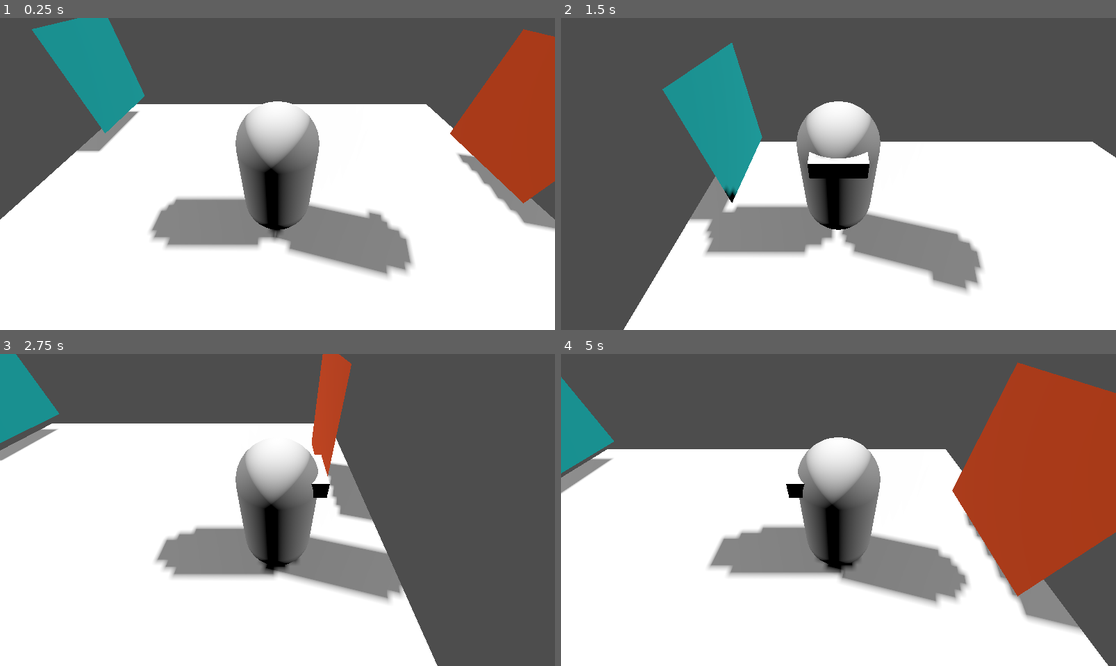
Above: before the commit, frames 1-4 (two rows, left to right).
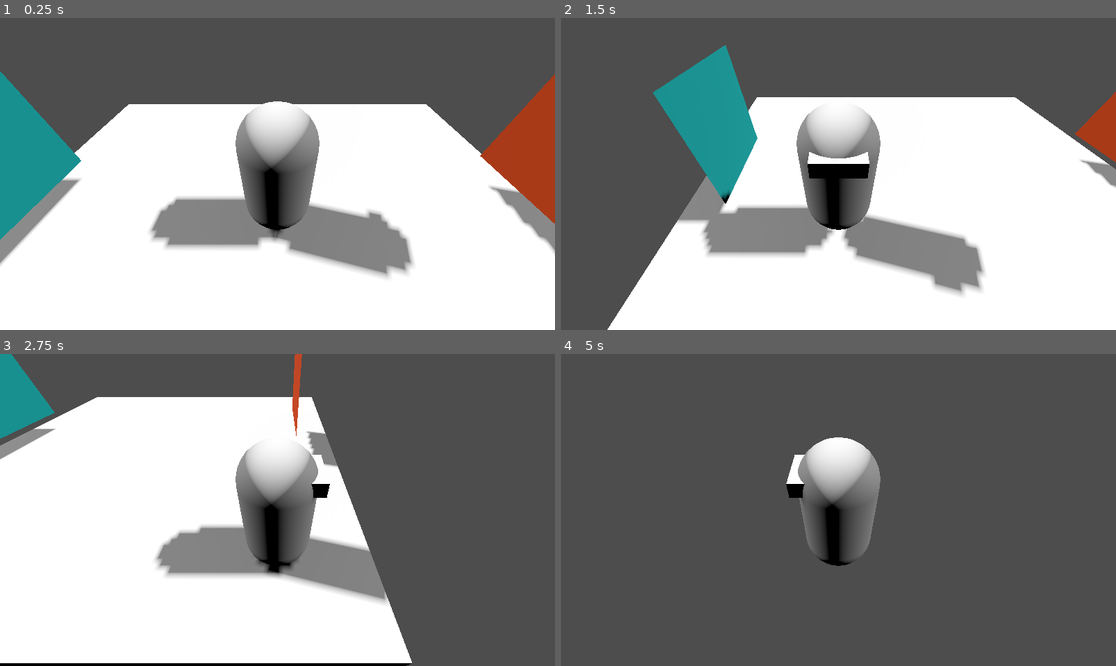
Above: after the commit, the same moments.

Repository: Jan-W-M/jame-gam
Game: Godot game, scene res://main.tscn
The game is run twice, just before and just after one commit, with the same random seed, the same clock (stepped at 60 frames per second) and the same inputs.
Inputs:
- Up to frame 1 (0.25 s): no input
- Up to frame 2 (1.5 s): tap Enter (ui_accept) at 0.5, 0.77 s; hold D (right) 0.53-1.28 s; hold Shift (run) 0.53-1.28 s; hold S (down) from 1.28 s (still down); tap Shift (run) at 1.35 s
- Up to frame 3 (2.75 s): tap Enter (ui_accept) at 1.52 s; release S (down) at 2.03 s; hold D (right) from 2.03 s (still down); hold Shift (run) from 2.03 s (still down)
- Up to frame 4 (5 s): release D (right) at 2.78 s; release Shift (run) at 2.78 s; hold W (up) 2.78-3.53 s; tap Shift (run) at 2.85, 4.35 s; tap Enter (ui_accept) at 3.02, 3.77, 4.52 s; hold Shift (run) 3.53-4.28 s; hold A (left) from 3.53 s (still down)

The runs differ from the first frame. In frame 1, 14% of the frame differs, in the area x 0-100%, y 0-80%; in frame 2, 11%; in frame 3, 9.9%; in frame 4, 68%, in the area x 0-100%, y 2-100%.

Commit message:
fixed slight portal bug

Diff:
--- a/Portals/Blue_Portal.gd
+++ b/Portals/Blue_Portal.gd
@@ -19,7 +19,6 @@
 		$"../Player".teleportable = false
 		$Blue_Portal_Entered.start()
 
-
-func _on_orange_portal_entered_timeout():
+func _on_blue_portal_entered_timeout():
 	$"../Player".teleportable = true
 	print("teleportable")
--- /dev/null
+++ b/Portals/Blue_Portal_Entered.gd
@@ -0,0 +1,11 @@
+extends Timer
+
+
+# Called when the node enters the scene tree for the first time.
+func _ready():
+	pass # Replace with function body.
+
+
+# Called every frame. 'delta' is the elapsed time since the previous frame.
+func _process(delta):
+	pass
--- a/Portals/Orange_Portal.gd
+++ b/Portals/Orange_Portal.gd
@@ -18,8 +18,8 @@
 		player.position = blueportalpos
 		$"../Player".teleportable = false
 		$Orange_Portal_Entered.start()
+	print($"../Player".teleportable)
 
-
-func _on_blue_portal_entered_timeout():
+func _on_orange_portal_entered_timeout():
 	$"../Player".teleportable = true
 	print("teleportable")
--- a/Portals/blue_portal.tscn
+++ b/Portals/blue_portal.tscn
@@ -1,6 +1,7 @@
-[gd_scene load_steps=5 format=3 uid="uid://cdxuk2opve0dq"]
+[gd_scene load_steps=6 format=3 uid="uid://cdxuk2opve0dq"]
 
 [ext_resource type="Script" path="res://Portals/Blue_Portal.gd" id="1_egafi"]
+[ext_resource type="Script" path="res://Portals/Blue_Portal_Entered.gd" id="2_dwwnh"]
 
 [sub_resource type="StandardMaterial3D" id="StandardMaterial3D_vaixa"]
 albedo_color = Color(0, 0.648445, 0.6487, 1)
@@ -12,7 +13,6 @@
 points = PackedVector3Array(-1, 0, -1, -1, 0, 1, 1, 0, -1, 1, 0, 1)
 
 [node name="Blue_Portal" type="Area3D"]
-transform = Transform3D(1, 0, 0, 0, 1, 0, 0, 0, 1, -4, 2, -3)
 script = ExtResource("1_egafi")
 
 [node name="MeshInstance3D" type="MeshInstance3D" parent="."]
@@ -24,7 +24,9 @@
 shape = SubResource("ConvexPolygonShape3D_65g0p")
 
 [node name="Blue_Portal_Entered" type="Timer" parent="."]
-wait_time = 0.1
+wait_time = 0.5
 one_shot = true
+script = ExtResource("2_dwwnh")
 
 [connection signal="body_entered" from="." to="." method="_on_body_entered"]
+[connection signal="timeout" from="Blue_Portal_Entered" to="." method="_on_blue_portal_entered_timeout"]
--- a/Portals/orange_portal.tscn
+++ b/Portals/orange_portal.tscn
@@ -12,7 +12,6 @@
 points = PackedVector3Array(-1, 0, -1, -1, 0, 1, 1, 0, -1, 1, 0, 1)
 
 [node name="Orange_Portal" type="Area3D"]
-transform = Transform3D(1, 0, 0, 0, 1, 0, 0, 0, 1, 4, 2, -1)
 script = ExtResource("1_knubs")
 
 [node name="MeshInstance3D" type="MeshInstance3D" parent="."]
@@ -24,6 +23,7 @@
 shape = SubResource("ConvexPolygonShape3D_vfpil")
 
 [node name="Orange_Portal_Entered" type="Timer" parent="."]
-wait_time = 0.1
+wait_time = 0.5
 
 [connection signal="body_entered" from="." to="." method="_on_body_entered"]
+[connection signal="timeout" from="Orange_Portal_Entered" to="." method="_on_orange_portal_entered_timeout"]
--- a/main.tscn
+++ b/main.tscn
@@ -1,26 +1,8 @@
-[gd_scene load_steps=10 format=3 uid="uid://d3e7va4jkujsr"]
+[gd_scene load_steps=4 format=3 uid="uid://d3e7va4jkujsr"]
 
 [ext_resource type="PackedScene" uid="uid://bv0r7a6tgcrx6" path="res://Player/player.tscn" id="1_2hba2"]
-[ext_resource type="Script" path="res://Portals/Orange_Portal.gd" id="2_53sj1"]
-[ext_resource type="Script" path="res://Portals/Blue_Portal.gd" id="2_wl8xg"]
-
-[sub_resource type="StandardMaterial3D" id="StandardMaterial3D_r44m5"]
-albedo_color = Color(0.773769, 0.243098, 0, 1)
-
-[sub_resource type="PlaneMesh" id="PlaneMesh_d2ljs"]
-material = SubResource("StandardMaterial3D_r44m5")
-
-[sub_resource type="ConvexPolygonShape3D" id="ConvexPolygonShape3D_vfpil"]
-points = PackedVector3Array(-1, 0, -1, -1, 0, 1, 1, 0, -1, 1, 0, 1)
-
-[sub_resource type="StandardMaterial3D" id="StandardMaterial3D_vaixa"]
-albedo_color = Color(0, 0.648445, 0.6487, 1)
-
-[sub_resource type="PlaneMesh" id="PlaneMesh_kve2i"]
-material = SubResource("StandardMaterial3D_vaixa")
-
-[sub_resource type="ConvexPolygonShape3D" id="ConvexPolygonShape3D_65g0p"]
-points = PackedVector3Array(-1, 0, -1, -1, 0, 1, 1, 0, -1, 1, 0, 1)
+[ext_resource type="PackedScene" uid="uid://cdxuk2opve0dq" path="res://Portals/blue_portal.tscn" id="2_ub2tb"]
+[ext_resource type="PackedScene" uid="uid://cds7j3q8ca1ds" path="res://Portals/orange_portal.tscn" id="3_5qmld"]
 
 [node name="Node3D" type="Node3D"]
 
@@ -40,38 +22,8 @@
 transform = Transform3D(-0.258819, 0.683013, -0.683013, 0, 0.707107, 0.707107, 0.965926, 0.183013, -0.183013, 0, 7, 0)
 shadow_enabled = true
 
-[node name="Orange_Portal" type="Area3D" parent="."]
-transform = Transform3D(1, 0, 0, 0, 1, 0, 0, 0, 1, 4, 2, -1)
-script = ExtResource("2_53sj1")
+[node name="Blue_Portal" parent="." instance=ExtResource("2_ub2tb")]
+transform = Transform3D(1, 0, 0, 0, 1, 0, 0, 0, 1, -3.84301, 2.03712, 0)
 
-[node name="MeshInstance3D" type="MeshInstance3D" parent="Orange_Portal"]
-transform = Transform3D(-4.37114e-08, -1, 0, 1, -4.37114e-08, 0, 0, 0, 1, 0, 0, 0)
-mesh = SubResource("PlaneMesh_d2ljs")
-
-[node name="CollisionShape3D" type="CollisionShape3D" parent="Orange_Portal"]
-transform = Transform3D(-4.37114e-08, -1, 0, 1, -4.37114e-08, 0, 0, 0, 1, 0, 0, 0)
-shape = SubResource("ConvexPolygonShape3D_vfpil")
-
-[node name="Orange_Portal_Entered" type="Timer" parent="Orange_Portal"]
-wait_time = 0.1
-
-[node name="Blue_Portal" type="Area3D" parent="."]
-transform = Transform3D(1, 0, 0, 0, 1, 0, 0, 0, 1, -4, 2, -3)
-script = ExtResource("2_wl8xg")
-
-[node name="MeshInstance3D" type="MeshInstance3D" parent="Blue_Portal"]
-transform = Transform3D(-4.37114e-08, 1, 0, -1, -4.37114e-08, 0, 0, 0, 1, 0, 0, 0)
-mesh = SubResource("PlaneMesh_kve2i")
-
-[node name="CollisionShape3D" type="CollisionShape3D" parent="Blue_Portal"]
-transform = Transform3D(-4.37114e-08, 1, 0, -1, -4.37114e-08, 0, 0, 0, 1, 0, 0, 0)
-shape = SubResource("ConvexPolygonShape3D_65g0p")
-
-[node name="Blue_Portal_Entered" type="Timer" parent="Blue_Portal"]
-wait_time = 0.1
-one_shot = true
-
-[connection signal="body_entered" from="Orange_Portal" to="Orange_Portal" method="_on_body_entered"]
-[connection signal="timeout" from="Orange_Portal/Orange_Portal_Entered" to="Blue_Portal" method="_on_orange_portal_entered_timeout"]
-[connection signal="body_entered" from="Blue_Portal" to="Blue_Portal" method="_on_body_entered"]
-[connection signal="timeout" from="Blue_Portal/Blue_Portal_Entered" to="Orange_Portal" method="_on_blue_portal_entered_timeout"]
+[node name="Orange_Portal" parent="." instance=ExtResource("3_5qmld")]
+transform = Transform3D(1, 0, 0, 0, 1, 0, 0, 0, 1, 3.88144, 2.16655, 0)
